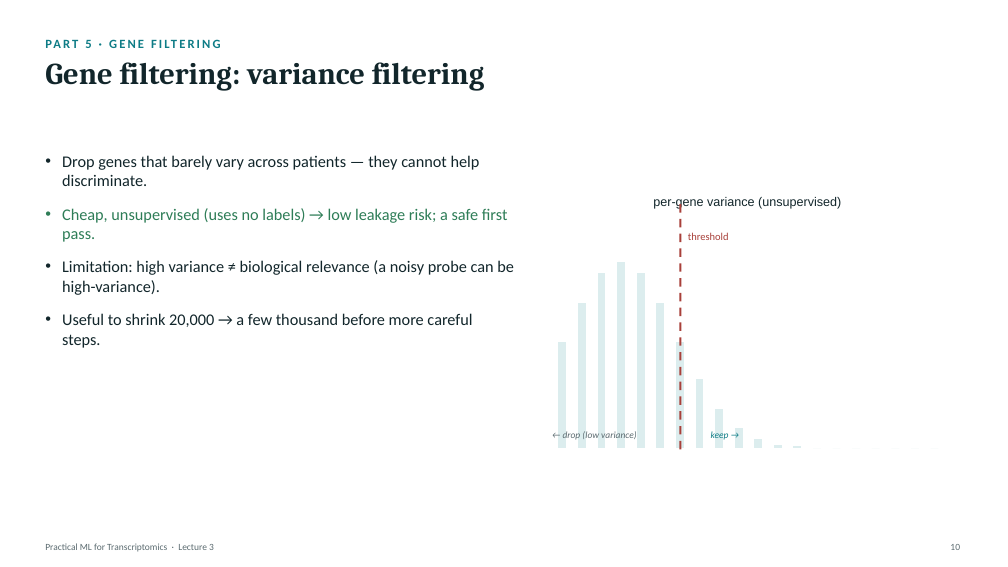
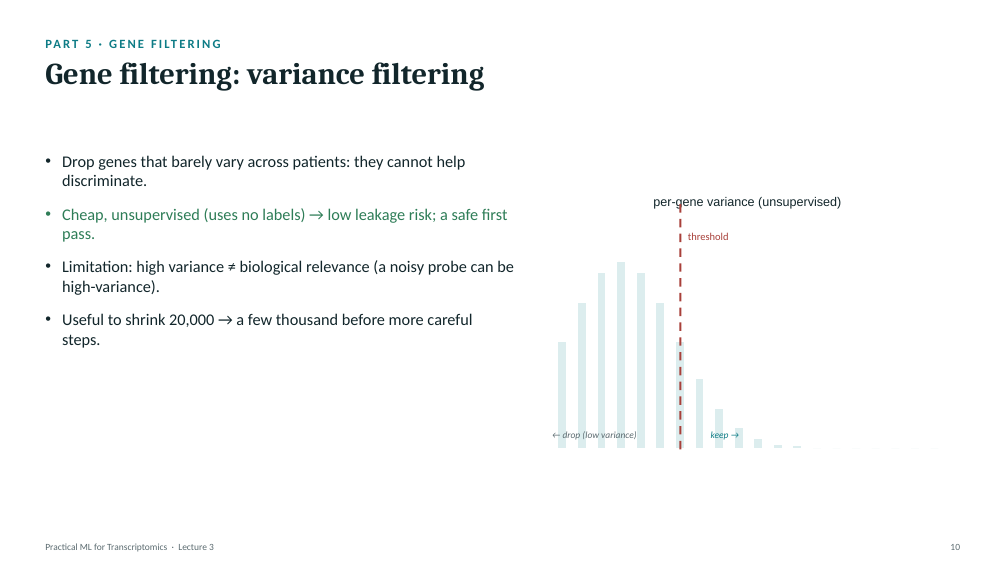
Before and after one commit to zhanyinx/ml26, a slide deck: slide 9 of lessons/lesson03_feature_engineering/theory/slides/Lecture3 - Feature Engineering and Biological Representation.pptx. Drawn at 1008x567 pixels with LibreOffice and Linux fonts; fonts in the diff are those of the drawing. Boxes give left, top, right and bottom in pixels: in the first picture for what was removed or moved away, otherwise in the second. Text is boxed around its words. In the diff, an @@ line names an element or a change of style, - is before the commit and + after.

```diff
--- a/lessons/lesson03_feature_engineering/theory/slides/Lecture3 - Feature Engineering and Biological Representation.pptx
+++ b/lessons/lesson03_feature_engineering/theory/slides/Lecture3 - Feature Engineering and Biological Representation.pptx
@@ text at (62, 155, 466, 186): text changed @@
-• Drop genes that barely vary across patients — they cannot help discriminate.
+• Drop genes that barely vary across patients: they cannot help discriminate.
```
Also in this commit, not shown: 4 other slides changed.
